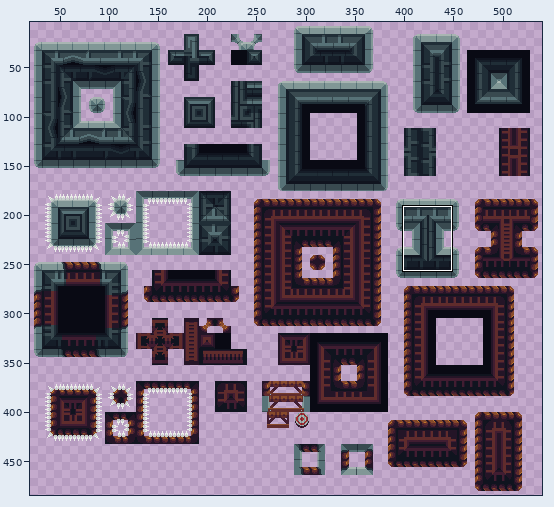
A sprite sheet gets an edit: Project/Sprites/Tilesets/Castle Tileset Export.png. Above: a wide view before the commit, with the close-up outlined.
Close-up. Old version:
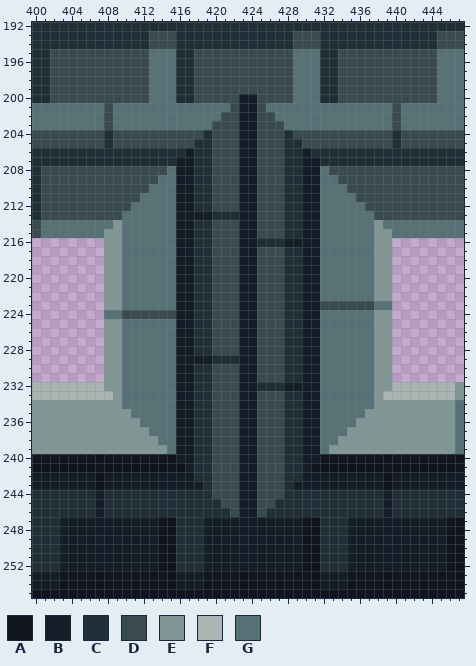
The file is 560x496 pixels. Shown: x 400..447, y 192..255. The wide view leaves out empty margins. The commit also changed other parts of the picture, which this record leaves out.
Palette (. is transparent): A #10141f  B #151d28  C #202e37  D #394a50  E #819796  F #a8b5b2  G #577277
Pixels before (only the part around the change), first column x 400:
192 CCCCCCCCCCCCCCCCCCCCCCCCCCCCCCCCCCCCCCCCCCCCCCCC
193 CCCCCCCCCCCCCDDDCCCCCCCCCCCCCDDDCCCCCCCCCCCCCDDD
194 CCCCCCCCCCCCCDDDCCCCCCCCCCCCCDDDCCCCCCCCCCCCCDDD
195 CCDDDDDDDDDDDGGGCCDDDDDDDDDDDGGGCCDDDDDDDDDDDGGG
196 CCDDDDDDDDDDDGGGCCDDDDDDDDDDDGGGCCDDDDDDDDDDDGGG
197 CCDDDDDDDDDDDGGGCCDDDDDDDDDDDGGGCCDDDDDDDDDDDGGG
198 CCDDDDDDDDDDDGGGCCDDDDDDDDDDDGGGCCDDDDDDDDDDDGGG
199 CCDDDDDDDDDDDGGGCCDDDDDDDDDDDGGGCCDDDDDDDDDDDGGG
200 CCDDDDDDDDDDDGGGCCDDDDDBBDDDDGGGCCDDDDDDDDDDDGGG
201 GGGGGGGGDGGGGGGGGGGGGGDBBDGGGGGGGGGGGGGGDGGGGGGG
202 GGGGGGGGDGGGGGGGGGGGGDDBBDDGGGGGGGGGGGGGDGGGGGGG
203 GGGGGGGGDGGGGGGGGGGGDDDBBDDDGGGGGGGGGGGGDGGGGGGG
204 DDDDDDDDCDDDDDDDDDDCDDDBBDDDCDDDDDDDDDDDCDDDDDDD
205 DDDDDDDDCDDDDDDDDDCCDDDBBDDDCCDDDDDDDDDDCDDDDDDD
206 CCCCCCCCCCCCCCCCCBCCDDDBBDDDCCBCCCCCCCCCCCCCCCCC
207 CCCCCCCCCCCCCCCCBBCCDDDBBDDDCCBBCCCCCCCCCCCCCCCC
208 CDDDDDDDDDDDDDDGBBCCDDDBBDDDCCBBGDDDDDDDDDDDDDDD
209 CDDDDDDDDDDDDDGGBBCCDDDBBDDDCCBBGGDDDDDDDDDDDDDD
210 CDDDDDDDDDDDDGGGBBCCDDDBBDDDCCBBGGGDDDDDDDDDDDDD
211 CDDDDDDDDDDDGGGGBBCCDDDBBDDDCCBBGGGGDDDDDDDDDDDD
212 CDDDDDDDDDDGGGGGBBCCDDDBBDDDCCBBGGGGGDDDDDDDDDDD
213 CDDDDDDDDDGGGGGGBBBBCCCBBDDDCCBBGGGGGGDDDDDDDDDD
214 DGGGGGGGGEGGGGGGBBCCDDDBBDDDCCBBGGGGGGEGGGGGGGGG
215 DGGGGGGGEEGGGGGGBBCCDDDBBDDDCCBBGGGGGGEEGGGGGGGG
216 ........EEGGGGGGBBCCDDDBBCCCBBBBGGGGGGEE........
217 ........EEGGGGGGBBCCDDDBBDDDCCBBGGGGGGEE........
218 ........EEGGGGGGBBCCDDDBBDDDCCBBGGGGGGEE........
219 ........EEGGGGGGBBCCDDDBBDDDCCBBGGGGGGEE........
220 ........EEGGGGGGBBCCDDDBBDDDCCBBGGGGGGEE........
221 ........EEGGGGGGBBCCDDDBBDDDCCBBGGGGGGEE........
222 ........EEGGGGGGBBCCDDDBBDDDCCBBGGGGGGEE........
223 ........EEGGGGGGBBCCDDDBBDDDCCBBDDDDDDGG........
224 ........GGDDDDDDBBCCDDDBBDDDCCBBGGGGGGEE........
225 ........EEGGGGGGBBCCDDDBBDDDCCBBGGGGGGEE........
226 ........EEGGGGGGBBCCDDDBBDDDCCBBGGGGGGEE........
227 ........EEGGGGGGBBCCDDDBBDDDCCBBGGGGGGEE........
228 ........EEGGGGGGBBCCDDDBBDDDCCBBGGGGGGEE........
229 ........EEGGGGGGBBBBCCCBBDDDCCBBGGGGGGEE........
230 ........EEGGGGGGBBCCDDDBBDDDCCBBGGGGGGEE........
231 ........EEGGGGGGBBCCDDDBBDDDCCBBGGGGGGEE........
232 FFFFFFFFEEGGGGGGBBCCDDDBBCCCBBBBGGGGGGEEFFFFFFFE
233 FFFFFFFFFEGGGGGGBBCCDDDBBDDDCCBBGGGGGGEFFFFFFFFE
234 EEEEEEEEEEGGGGGGBBCCDDDBBDDDCCBBGGGGGGEEEEEEEEEG
235 EEEEEEEEEEEGGGGGBBCCDDDBBDDDCCBBGGGGGEEEEEEEEEEG
236 EEEEEEEEEEEEGGGGBBCCDDDBBDDDCCBBGGGGEEEEEEEEEEEG
237 EEEEEEEEEEEEEGGGBBCCDDDBBDDDCCBBGGGEEEEEEEEEEEEG
238 EEEEEEEEEEEEEEGGBBCCDDDBBDDDCCBBGGEEEEEEEEEEEEEG
239 EEEEEEEEEEEEEEEGBBCCDDDBBDDDCCBBGEEEEEEEEEEEEEEG
240 AAAAAAAAAAAAAAAABBCCDDDBBDDDCCBBAAAAAAAAAAAAAAAA
241 AAAAAAAAAAAAAAAAABCCDDDBBDDDCCBAAAAAAAAAAAAAAAAA
242 BBBBBBBABBBBBBBBBBCCDDDBBDDDCCBBBBBBBBBABBBBBBBB
243 BBBBBBBABBBBBBBBBBBCDDDBBDDDCBBBBBBBBBBABBBBBBBB
244 CCCCCCCBCCCCCCCCCCCCDDDBBDDDCCCCCCCCCCCBCCCCCCCC
245 CCCCCCCBCCCCCCCCCCCCCDDBBDDCCCCCCCCCCCCBCCCCCCCC
246 CCCCCCCBCCCCCCCCCCCCCCDBBDCCCCCCCCCCCCCBCCCCCCCC
247 CCCBBBBBBBBBBBAACCCBBBBBBBBBBBAACCCBBBBBBBBBBBAA
248 CCCBBBBBBBBBBBAACCCBBBBBBBBBBBAACCCBBBBBBBBBBBAA
249 CCCBBBBBBBBBBBAACCCBBBBBBBBBBBAACCCBBBBBBBBBBBAA
250 CCCBBBBBBBBBBBAACCCBBBBBBBBBBBAACCCBBBBBBBBBBBAA
251 CCCBBBBBBBBBBBAACCCBBBBBBBBBBBAACCCBBBBBBBBBBBAA
252 CCCBBBBBBBBBBBAACCCBBBBBBBBBBBAACCCBBBBBBBBBBBAA
253 BBBAAAAAAAAAAAAABBBAAAAAAAAAAAAABBBAAAAAAAAAAAAA
254 BBBAAAAAAAAAAAAABBBAAAAAAAAAAAAABBBAAAAAAAAAAAAA
255 AAAAAAAAAAAAAAAAAAAAAAAAAAAAAAAAAAAAAAAAAAAAAAAA
Once edited:
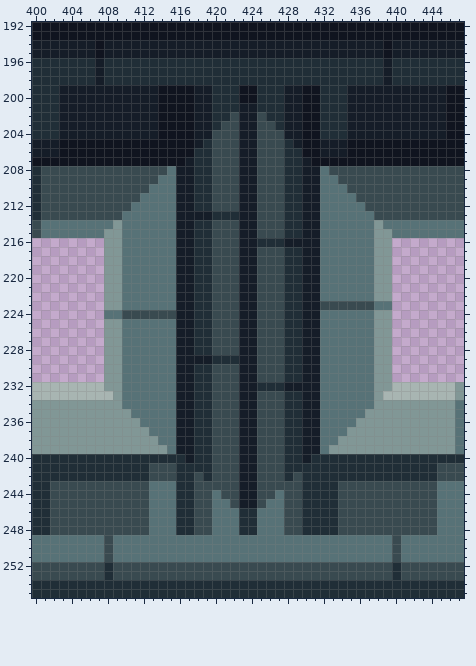
Change:
Changed rows in their new state; - is an unchanged pixel.
first column x 400:
192 AAAAAAAAAAAAAAAAAAAAAAAAAAAAAAAAAAAAAAAAAAAAAAAA
193 AAAAAAAAAAAAAAAAAAAAAAAAAAAAAAAAAAAAAAAAAAAAAAAA
194 BBBBBBBABBBBBBBBBBBBBBBBBBBBBBBBBBBBBBBABBBBBBBB
195 BBBBBBBABBBBBBBBBBBBBBBBBBBBBBBBBBBBBBBABBBBBBBB
196 --CCCCCBCCCCCCCC--CCCCCCCCCCCCCC--CCCCCBCCCCCCCC
197 --CCCCCBCCCCCCCC--CCCCCCCCCCCCCC--CCCCCBCCCCCCCC
198 --CCCCCBCCCCCCCC--CCCCCCCCCCCCCC--CCCCCBCCCCCCCC
199 --CBBBBBBBBBBBAAAABBCCCAACCCBBAA--CBBBBBBBBBBBAA
200 --CBBBBBBBBBBBAAAABBCCCAACCCBBAA--CBBBBBBBBBBBAA
201 CCCBBBBBBBBBBBAAAABBCCC--CCCBBAACCCBBBBBBBBBBBAA
202 CCCBBBBBBBBBBBAAAABBCC----CCBBAACCCBBBBBBBBBBBAA
203 CCCBBBBBBBBBBBAAAABBC------CBBAACCCBBBBBBBBBBBAA
204 CCCBBBBBBBBBBBAAAABB--------BBAACCCBBBBBBBBBBBAA
205 BBBAAAAAAAAAAAAAAAB----------BAABBBAAAAAAAAAAAAA
206 BBBAAAAAAAAAAAAAAA------------AABBBAAAAAAAAAAAAA
207 AAAAAAAAAAAAAAAAA--------------AAAAAAAAAAAAAAAAA
first column x 400:
240 CCCCCCCCCCCCCCCCC--------------CCCCCCCCCCCCCCCCC
241 CCCCCCCCCCCCCDDDCC------------CCCCCCCCCCCCCCCDDD
242 CCCCCCCCCCCCCDDDCCD----------DCCCCCCCCCCCCCCCDDD
243 CCDDDDDDDDDDDGGGCCDD--------DDCCCCDDDDDDDDDDDGGG
244 --DDDDDDDDDDDGGG--DDG------GDD----DDDDDDDDDDDGGG
245 --DDDDDDDDDDDGGG--DDGG----GGDD----DDDDDDDDDDDGGG
246 --DDDDDDDDDDDGGG--DDGGGCCGGGDD----DDDDDDDDDDDGGG
247 --DDDDDDDDDDDGGG--DDGGGCCGGGDDCC--DDDDDDDDDDDGGG
248 --DDDDDDDDDDDGGG--DDGGGCCGGGDDCC--DDDDDDDDDDDGGG
249 GGGGGGGGDGGGGGGGGGGGGGGGGGGGGGGGGGGGGGGGDGGGGGGG
250 GGGGGGGGDGGGGGGGGGGGGGGGGGGGGGGGGGGGGGGGDGGGGGGG
251 GGGGGGGGDGGGGGGGGGGGGGGGGGGGGGGGGGGGGGGGDGGGGGGG
252 DDDDDDDDCDDDDDDDDDDDDDDDDDDDDDDDDDDDDDDDCDDDDDDD
253 DDDDDDDDCDDDDDDDDDDDDDDDDDDDDDDDDDDDDDDDCDDDDDDD
254 CCCCCCCCCCCCCCCCCCCCCCCCCCCCCCCCCCCCCCCCCCCCCCCC
255 CCCCCCCCCCCCCCCCCCCCCCCCCCCCCCCCCCCCCCCCCCCCCCCC
Pixel boxes of the changes (left, top, right, bottom) in both close-ups:
changed: (32, 22, 464, 166)
changed: (32, 454, 464, 598)
